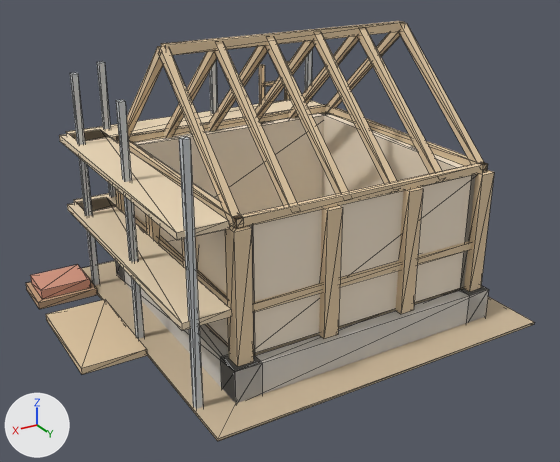
Two versions of the glTF model art/models/buildings/rabbit_hutch_site_9.glb, one commit apart.
Before and after are seen from a camera (50 mm lens) standing at (2.33, 1.63, 1.51) and looking at (0.93, -0.7, 0.34). The lights are fixed; the arrows at lower left show +X, +Y and +Z. The first picture is the older version. Mesh edges are drawn as thin lines. Where no turn or scale is listed for an object, it has been applied to the vertices. Vertices at exactly the same position are counted once.

The first picture shows 'body'.
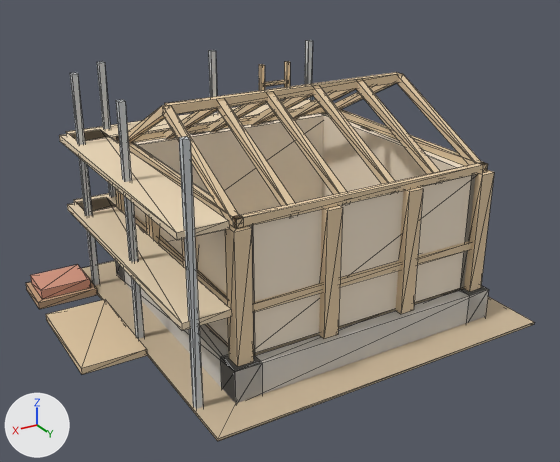
The newer file is also turned or shifted as a whole; pictures and numbers use the older file's frame.

Where the change shows, as pixel boxes [x1, y1, x2, y2] in the pictures (560 x 462 px; the box of a moved part takes in the faces that stretch with it):
'body', reshaped
    before: [26, 21, 535, 441]
    after: [26, 40, 535, 441]
part 1 of me_mesh_0, moved or reshaped
    before: [161, 21, 405, 55]
    after: [164, 72, 402, 114]
part 2 of me_mesh_0, moved or reshaped
    before: [116, 23, 484, 356]
    after: [116, 74, 481, 356]

Edits to the bpy script that builds the scene:
```text
Change me_mesh_0:
    used by ob_body; location = (0.0, -0.155, 0.0)
    remove me_mesh_0.from_pydata(...)  # 510 vertices, 780 faces; spans x 0.14..1.75, y -1.36..0.05, z 0.0..1.07
    add me_mesh_0.from_pydata(...)  # 510 vertices, 780 faces; spans x 0.14..1.74, y -1.36..0.05, z 0.0..0.9
    me_mesh_0 part 1: the loose piece of 8 vertices spanning x 0.33..1.33, y -0.64..-0.61, z 1.03..1.07 is moved by (0.0, 0.0, -0.2)
    me_mesh_0 part 2: 56 of 510 vertices moved; they spanned x 0.31..1.34, y -1.12..-0.12, z 0.13..1.06 and now span x 0.31..1.34, y -1.12..-0.12, z 0.13..0.86; mean shift (0.04, -0.04, -0.17); largest move (0.32, -0.12, 0.13) -> (1.32, -1.12, 0.6)
```
